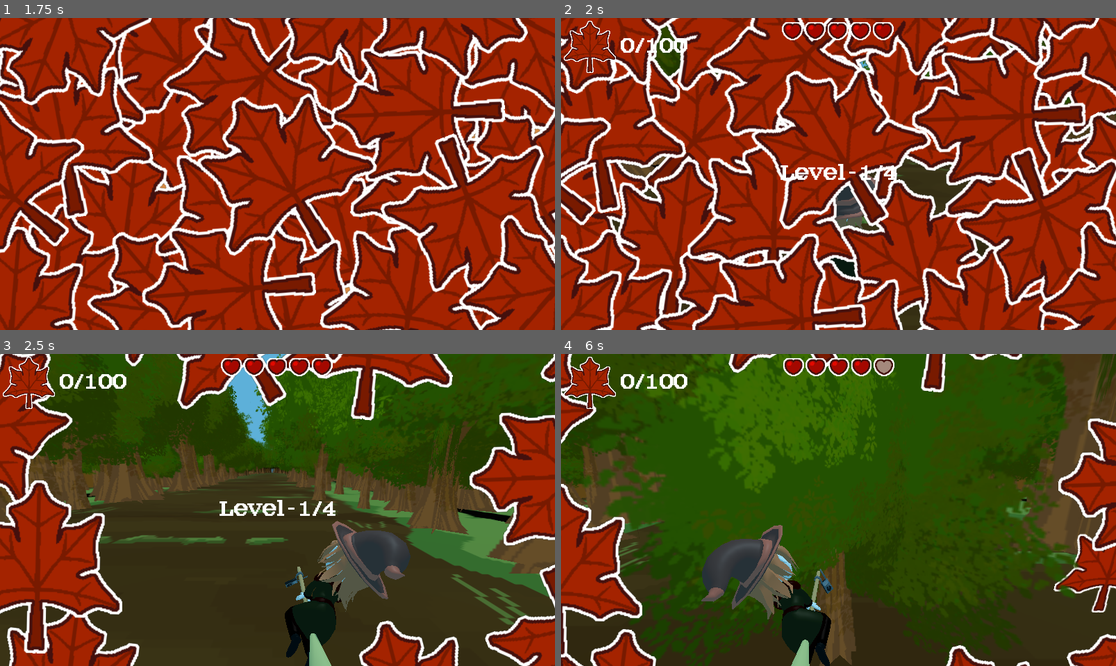
Above: before the commit, frames 1-4 (two rows, left to right).
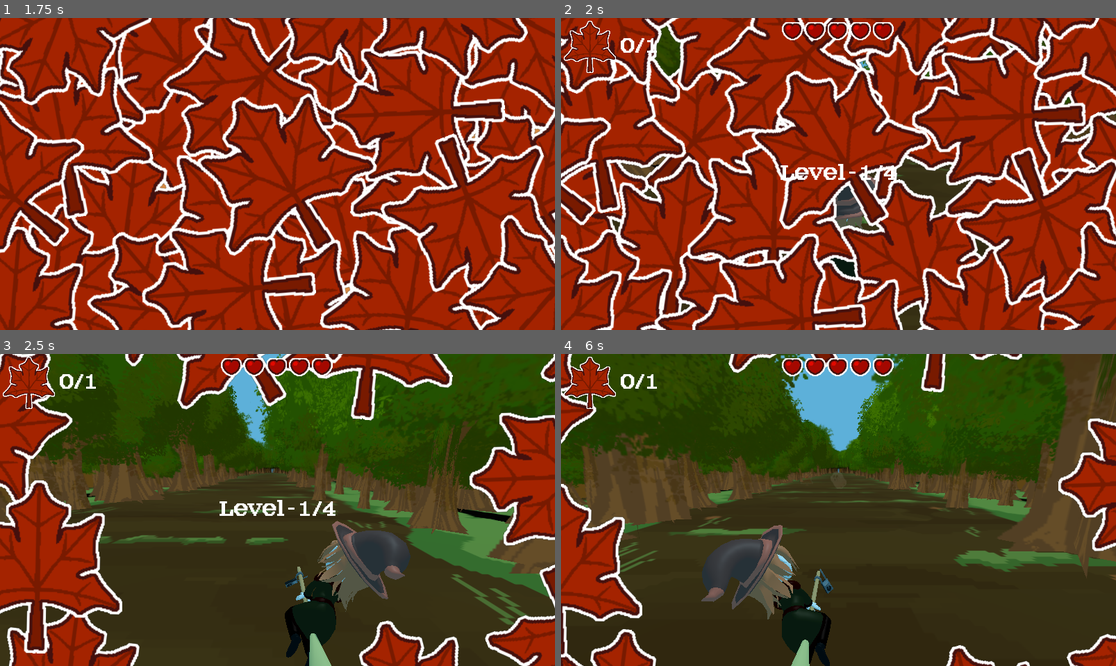
Above: after the commit, the same moments.

Repository: wewewer123/Cozy-Chaos-Fall-2025
Game: Godot game, scene res://scenes/game/GameHolder.tscn
Same seed, same stepped clock (60 frames per second), same inputs: the game is played once before the commit and once after it.
Inputs (mouse positions are in pixels of both pictures, inside the frame that each line leads up to):
- Up to frame 1 (1.75 s): click "start" at 0.5 s; click "start" at 1.25 s
- Up to frame 2 (2 s): no input
- Up to frame 3 (2.5 s): tap Enter at 2 s; move the mouse to (399, 494) at 2.02 s; hold D (right) from 2.03 s (still down); tap T at 2.1 s; click (399, 494) at 2.17 s
- Up to frame 4 (6 s): move the mouse to (727, 525) at 2.77 s; release D (right) at 2.78 s; hold A (left) 2.78-3.53 s; tap Y at 2.85, 5.1 s; move the mouse to (894, 441) at 3.52 s; hold D (right) 3.53-5.03 s; tap Tab at 3.6, 5.85 s; move the mouse to (810, 572) at 4.27 s; tap T at 4.35 s; click (810, 572) at 4.42 s; move the mouse to (1005, 556) at 5.02 s; hold A (left) from 5.03 s (still down); tap Escape (escape) at 5.65 s; move the mouse to (672, 463) at 5.77 s

Frame 1 is identical in both runs. In frame 2, 0.1% of the frame differs, in the area x 17-23%, y 6-12%; in frame 3, 0.1%; in frame 4, 33%, in the area x 4-100%, y 0-100%.

Commit message:
Adds Difficulty Changeable From One Place

Diff:
--- /dev/null
+++ b/lane_spawn_time_manager.gd
@@ -0,0 +1,6 @@
+extends Timer
+
+@export var level: GameManager.game_states = GameManager.game_states.LEVEL1
+
+func _ready() -> void:
+	wait_time = Globals.LANE_SPAWN_TIMERS.get(level)
--- /dev/null
+++ b/lane_spawn_timer.tscn
@@ -0,0 +1,7 @@
+[gd_scene load_steps=2 format=3 uid="uid://cfgyqhgaajthv"]
+
+[ext_resource type="Script" uid="uid://ci7c63ptv8ykr" path="res://lane_spawn_time_manager.gd" id="1_yehfy"]
+
+[node name="LaneSpawnTimer" type="Timer"]
+autostart = true
+script = ExtResource("1_yehfy")
--- a/scenes/world/Levels/Level1.tscn
+++ b/scenes/world/Levels/Level1.tscn
@@ -6,6 +6,7 @@
 [ext_resource type="Script" uid="uid://dhjvv4781r048" path="res://scripts/lane objects/Spawner.gd" id="3_8671u"]
 [ext_resource type="PackedScene" uid="uid://b7kvvc8waf021" path="res://scenes/obstacles/summerTrees.tscn" id="4_f0icx"]
 [ext_resource type="PackedScene" uid="uid://cqcmrldguya81" path="res://scenes/obstacles/ghost.tscn" id="5_8dw8u"]
+[ext_resource type="PackedScene" uid="uid://cfgyqhgaajthv" path="res://lane_spawn_timer.tscn" id="5_k6s3k"]
 [ext_resource type="PackedScene" uid="uid://7v0ou44u3gdb" path="res://scenes/world/decoration/tree_spawner.tscn" id="5_muapc"]
 [ext_resource type="PackedScene" uid="uid://db86y3xlsmqhs" path="res://scenes/collectables/leaf.tscn" id="6_kmdbv"]
 [ext_resource type="PackedScene" uid="uid://bo3apvyv0kqo2" path="res://scenes/collectables/heart.tscn" id="7_0t3xx"]
@@ -30,15 +31,14 @@
 [node name="Player" parent="." groups=["Player"] instance=ExtResource("2_estr2")]
 transform = Transform3D(1, 0, 0, 0, 1, 0, 0, 0, 1, 0, 4.339999, 19.610004)
 
-[node name="Timer" type="Timer" parent="."]
-autostart = true
-
 [node name="Obstacles" type="Node3D" parent="."]
 
 [node name="Items" type="Node3D" parent="."]
 
 [node name="TreeSpawner" parent="." instance=ExtResource("5_muapc")]
 transform = Transform3D(1, 0, 0, 0, 1, 0, 0, 0, 1, 0, 0, -25.817741)
+
+[node name="LaneSpawnTimer" parent="." instance=ExtResource("5_k6s3k")]
 
 [node name="Spawner" type="Node3D" parent="."]
 transform = Transform3D(1, 0, 0, 0, 1, 0, 0, 0, 1, 0, 0, -25.817741)
@@ -66,4 +66,4 @@
 [node name="WorldEnvironment" type="WorldEnvironment" parent="."]
 environment = SubResource("Environment_3602c")
 
-[connection signal="timeout" from="Timer" to="." method="_on_timer_timeout"]
+[connection signal="timeout" from="LaneSpawnTimer" to="." method="_on_lane_spawn_timer_timeout"]
--- a/scenes/world/Levels/Level2.tscn
+++ b/scenes/world/Levels/Level2.tscn
@@ -1,8 +1,9 @@
-[gd_scene load_steps=17 format=3 uid="uid://ebwap5j0m8u"]
+[gd_scene load_steps=18 format=3 uid="uid://ebwap5j0m8u"]
 
 [ext_resource type="Script" uid="uid://bmmhbr22iup2d" path="res://scripts/world/main.gd" id="1_dd1l5"]
 [ext_resource type="PackedScene" uid="uid://c00jton8wqa8x" path="res://scenes/world/enviornment/environment_level_2.tscn" id="2_t0aw8"]
 [ext_resource type="PackedScene" uid="uid://jkp5gvu52u1o" path="res://scenes/player/player.tscn" id="4_dml08"]
+[ext_resource type="PackedScene" uid="uid://cfgyqhgaajthv" path="res://lane_spawn_timer.tscn" id="4_py7lu"]
 [ext_resource type="Script" uid="uid://dhjvv4781r048" path="res://scripts/lane objects/Spawner.gd" id="5_hv16n"]
 [ext_resource type="PackedScene" uid="uid://b7kvvc8waf021" path="res://scenes/obstacles/summerTrees.tscn" id="6_dd1l5"]
 [ext_resource type="PackedScene" uid="uid://cqcmrldguya81" path="res://scenes/obstacles/ghost.tscn" id="7_pkrxy"]
@@ -28,13 +29,12 @@
 [node name="Player" parent="." groups=["Player"] instance=ExtResource("4_dml08")]
 transform = Transform3D(1, 0, 0, 0, 1, 0, 0, 0, 1, 0, 4.339999, 19.610004)
 
-[node name="Timer" type="Timer" parent="."]
-wait_time = 0.7
-autostart = true
-
 [node name="Obstacles" type="Node3D" parent="."]
 
 [node name="Items" type="Node3D" parent="."]
+
+[node name="LaneSpawnTimer" parent="." instance=ExtResource("4_py7lu")]
+level = 3
 
 [node name="Spawner" type="Node3D" parent="."]
 transform = Transform3D(1, 0, 0, 0, 1, 0, 0, 0, 1, 0, 0, -25.817741)
@@ -67,4 +67,4 @@
 stream = ExtResource("15_w5duo")
 volume_db = -10.0
 
-[connection signal="timeout" from="Timer" to="." method="_on_timer_timeout"]
+[connection signal="timeout" from="LaneSpawnTimer" to="." method="_on_lane_spawn_timer_timeout"]
--- a/scenes/world/Levels/Level3.tscn
+++ b/scenes/world/Levels/Level3.tscn
@@ -1,6 +1,7 @@
-[gd_scene load_steps=17 format=3 uid="uid://c1hkqni13viv6"]
+[gd_scene load_steps=18 format=3 uid="uid://c1hkqni13viv6"]
 
 [ext_resource type="Script" uid="uid://bmmhbr22iup2d" path="res://scripts/world/main.gd" id="1_8q2jx"]
+[ext_resource type="PackedScene" uid="uid://cfgyqhgaajthv" path="res://lane_spawn_timer.tscn" id="3_b6y0l"]
 [ext_resource type="PackedScene" uid="uid://jkp5gvu52u1o" path="res://scenes/player/player.tscn" id="4_kbmee"]
 [ext_resource type="Script" uid="uid://dhjvv4781r048" path="res://scripts/lane objects/Spawner.gd" id="5_c76ks"]
 [ext_resource type="PackedScene" uid="uid://djlbaaxs8x2cn" path="res://scenes/obstacles/semiAutumn.tscn" id="6_8q2jx"]
@@ -26,13 +27,12 @@
 [node name="Player" parent="." groups=["Player"] instance=ExtResource("4_kbmee")]
 transform = Transform3D(1, 0, 0, 0, 1, 0, 0, 0, 1, 0, 4.339999, 19.610004)
 
-[node name="Timer" type="Timer" parent="."]
-wait_time = 0.5
-autostart = true
-
 [node name="Obstacles" type="Node3D" parent="."]
 
 [node name="Items" type="Node3D" parent="."]
+
+[node name="LaneSpawnTimer" parent="." instance=ExtResource("3_b6y0l")]
+level = 4
 
 [node name="Spawner" type="Node3D" parent="."]
 transform = Transform3D(1, 0, 0, 0, 1, 0, 0, 0, 1, 0, 0, -25)
@@ -67,4 +67,4 @@
 stream = ExtResource("15_s7s4a")
 volume_db = -10.0
 
-[connection signal="timeout" from="Timer" to="." method="_on_timer_timeout"]
+[connection signal="timeout" from="LaneSpawnTimer" to="." method="_on_lane_spawn_timer_timeout"]
--- a/scenes/world/Levels/Level4.tscn
+++ b/scenes/world/Levels/Level4.tscn
@@ -1,6 +1,7 @@
-[gd_scene load_steps=17 format=3 uid="uid://dry5v5b61sduq"]
+[gd_scene load_steps=18 format=3 uid="uid://dry5v5b61sduq"]
 
 [ext_resource type="Script" uid="uid://bmmhbr22iup2d" path="res://scripts/world/main.gd" id="1_vt067"]
+[ext_resource type="PackedScene" uid="uid://cfgyqhgaajthv" path="res://lane_spawn_timer.tscn" id="3_lugpx"]
 [ext_resource type="PackedScene" uid="uid://jkp5gvu52u1o" path="res://scenes/player/player.tscn" id="4_bxbrp"]
 [ext_resource type="Script" uid="uid://dhjvv4781r048" path="res://scripts/lane objects/Spawner.gd" id="5_5h0pq"]
 [ext_resource type="PackedScene" uid="uid://b5fjd6vcxcjrp" path="res://scenes/obstacles/autumnTrees.tscn" id="6_vt067"]
@@ -26,13 +27,12 @@
 [node name="Player" parent="." groups=["Player"] instance=ExtResource("4_bxbrp")]
 transform = Transform3D(1, 0, 0, 0, 1, 0, 0, 0, 1, 0, 4.339999, 19.610004)
 
-[node name="Timer" type="Timer" parent="."]
-wait_time = 0.3
-autostart = true
-
 [node name="Obstacles" type="Node3D" parent="."]
 
 [node name="Items" type="Node3D" parent="."]
+
+[node name="LaneSpawnTimer" parent="." instance=ExtResource("3_lugpx")]
+level = 5
 
 [node name="Spawner" type="Node3D" parent="."]
 transform = Transform3D(1, 0, 0, 0, 1, 0, 0, 0, 1, 0, 0, -25.817741)
@@ -67,4 +67,4 @@
 stream = ExtResource("15_0p8ux")
 volume_db = -10.0
 
-[connection signal="timeout" from="Timer" to="." method="_on_timer_timeout"]
+[connection signal="timeout" from="LaneSpawnTimer" to="." method="_on_lane_spawn_timer_timeout"]
--- a/scripts/game/game_manager.gd
+++ b/scripts/game/game_manager.gd
@@ -3,7 +3,7 @@
 signal on_state_transition(new_state:game_states)
 
 # state related code
-enum game_states { NULL, MENU, LEVEL, LEVEL2, LEVEL3, LEVEL4, WIN }
+enum game_states { NULL, MENU, LEVEL1, LEVEL2, LEVEL3, LEVEL4, WIN }
 var _curren_game_state:game_states = game_states.NULL
 
 @export var transition:ITransition
@@ -66,7 +66,7 @@
 	match new_state:
 		game_states.MENU:
 			_set_menu()
-		game_states.LEVEL:
+		game_states.LEVEL1:
 			_set_level()
 			_playStream(radioLevel1)
 		game_states.LEVEL2:
@@ -127,7 +127,7 @@
 
 		match  current_level:
 			1:
-				set_state(GameManager.game_states.LEVEL)
+				set_state(GameManager.game_states.LEVEL1)
 			2:
 				set_state(GameManager.game_states.LEVEL2)
 			3:
@@ -141,7 +141,7 @@
 func on_player_death():
 	match  current_level:
 		1:
-			set_state(GameManager.game_states.LEVEL, true)
+			set_state(GameManager.game_states.LEVEL1, true)
 		2:
 			set_state(GameManager.game_states.LEVEL2, true)
 		3:
--- a/scripts/game/globals.gd
+++ b/scripts/game/globals.gd
@@ -1,7 +1,16 @@
 extends Node
 
 var max_player_health = 5
-var max_leaf_count = 100
+var max_leaf_count = 1
+
+var SPAWN_DIFFICULTY_MULTIPLAYER = 4
+
+var LANE_SPAWN_TIMERS := {
+	GameManager.game_states.LEVEL1: 1.0 * SPAWN_DIFFICULTY_MULTIPLAYER,
+	GameManager.game_states.LEVEL2: 0.7 * SPAWN_DIFFICULTY_MULTIPLAYER,
+	GameManager.game_states.LEVEL3: 0.5 * SPAWN_DIFFICULTY_MULTIPLAYER,
+	GameManager.game_states.LEVEL4: 0.3 * SPAWN_DIFFICULTY_MULTIPLAYER
+}
 
 # Current spawning timer speeds
 #     Lv1: 1.0
--- a/scripts/ui/menu.gd
+++ b/scripts/ui/menu.gd
@@ -12,7 +12,7 @@
 	get_tree().quit()
 
 func _on_start_pressed() -> void:
-	GameManager.set_state(GameManager.game_states.LEVEL)
+	GameManager.set_state(GameManager.game_states.LEVEL1)
 
 func _on_continue_pressed() -> void:
 	pass
--- a/scripts/world/main.gd
+++ b/scripts/world/main.gd
@@ -20,7 +20,7 @@
 	player.leaf_changed.connect(_hud.on_player_leaf_changed)
 	player.player_died.connect(_hud.on_player_death)
 
-func _on_timer_timeout() -> void:
+func _on_lane_spawn_timer_timeout() -> void:
 	var result := spawner.spawn_pair($Items, $Obstacles)
 	var item : CollisionObject = result["item"]
 	var obstacle : CollisionObject = result["obstacle"]
@@ -44,26 +44,3 @@
 	# You don’t touch player stats here — that’s handled in apply_effect().
 	# This is just for cross-cutting concerns like sound, particles, UI.
 	pass
-
-#func _on_timer_timeout() -> void:
-	#var rng:= RandomNumberGenerator.new()
-	#
-	#var tree = tree_inst.instantiate()
-	#var ghost = ghost_inst.instantiate()
-	#var leaf = leaf_inst.instantiate()
-	#var heart = heart_inst.instantiate()
-	#
-	#tree.connect("player_collision", func(): $Player.curr_health -= 1)
-	#ghost.connect("player_collision", func(): $Player.curr_health -= 1)
-	#leaf.connect("player_collision", func(): $Player.leaf += 1)
-	#heart.connect("player_collision", func(): $Player.heart += 1)
-	#
-	#if rng.randi_range(0, 3) == 0:
-		#$Items.add_child(heart)
-	#else:
-		#$Items.add_child(leaf)
-	#
-	#if rng.randi_range(0, 1) == 0:
-		#$Obstacles.add_child(tree)
-	#else:
-		#$Obstacles.add_child(ghost)
Not shown, added: lane_spawn_time_manager.gd.uid
Not shown: 1 places in scenes/world/Levels/Level1.tscn that only renumber resources
